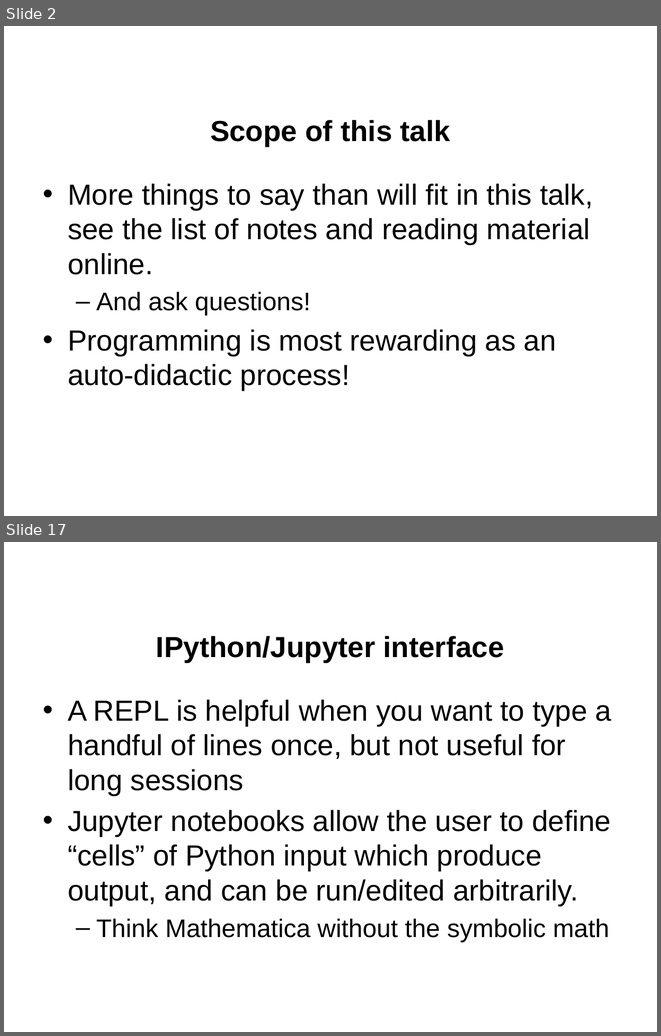
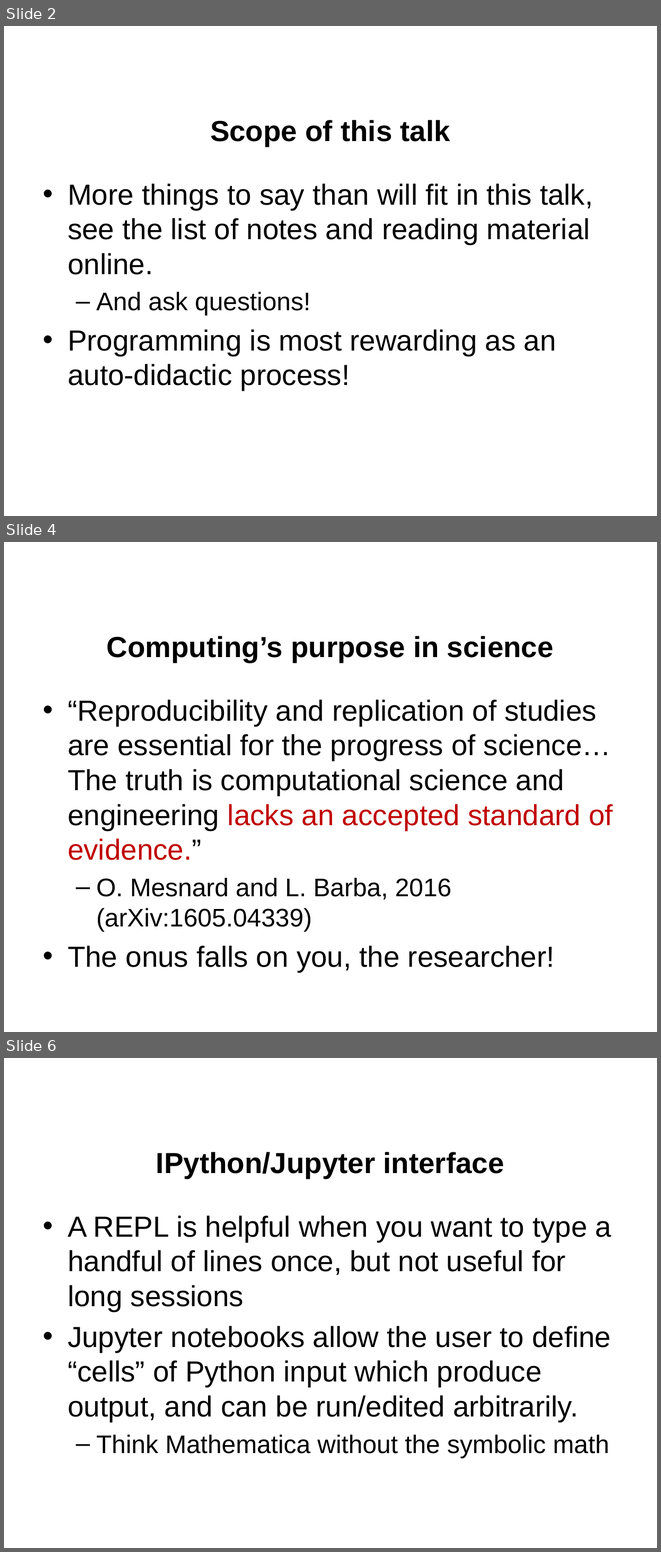
Before and after one commit to jgerity/talks, a slide deck: 2016/computing_workgroup/intro-to-python/intro-to-python.pptx. Shown one above the other, each under a label of ours: slides 2 and 17 before the commit, slides 2, 4 and 6 after it; the slides between them are not shown. The pictures are 661x1036 and 661x1552 pixels, drawn with LibreOffice and Linux fonts; fonts in the diff are those of the drawing; background and template pictures are left out. Boxes give left, top, right and bottom in pixels: in the first picture for what was removed or moved away, otherwise in the second. Text is boxed around its words. In the diff, an @@ line names an element or a change of style, - is before the commit and + after.

```diff
--- a/2016/computing_workgroup/intro-to-python/intro-to-python.pptx
+++ b/2016/computing_workgroup/intro-to-python/intro-to-python.pptx
@@ slide 4 added at (x1=4, y1=542, x2=657, y2=1032), background picture (left out) @@
@@ title added at (x1=107, y1=636, x2=554, y2=662), 32 pt, text #000000, bold @@
+Computing’s purpose in science
@@ text added at (x1=68, y1=699, x2=613, y2=972), 32 pt, text #000000 @@
+• “Reproducibility and replication of studies are essential for the progress of science…The truth is computational science and engineering lacks an accepted standard of evidence.”
+  – O. Mesnard and L. Barba, 2016 (arXiv:1605.04339)
+• The onus falls on you, the researcher!
@@ what was slide 17 is now slide 6 @@
```
Also in this commit, not shown: 1 slide changed, 2 other slides added, 22 slides removed.
